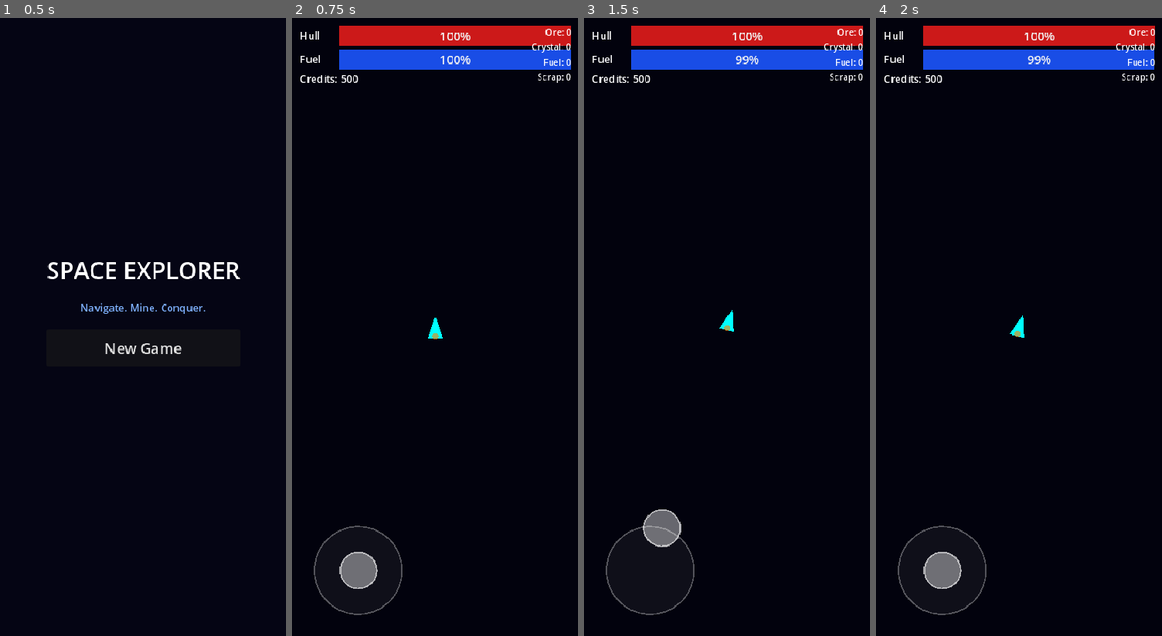
Above: before the commit, frames 1-4 (left to right).
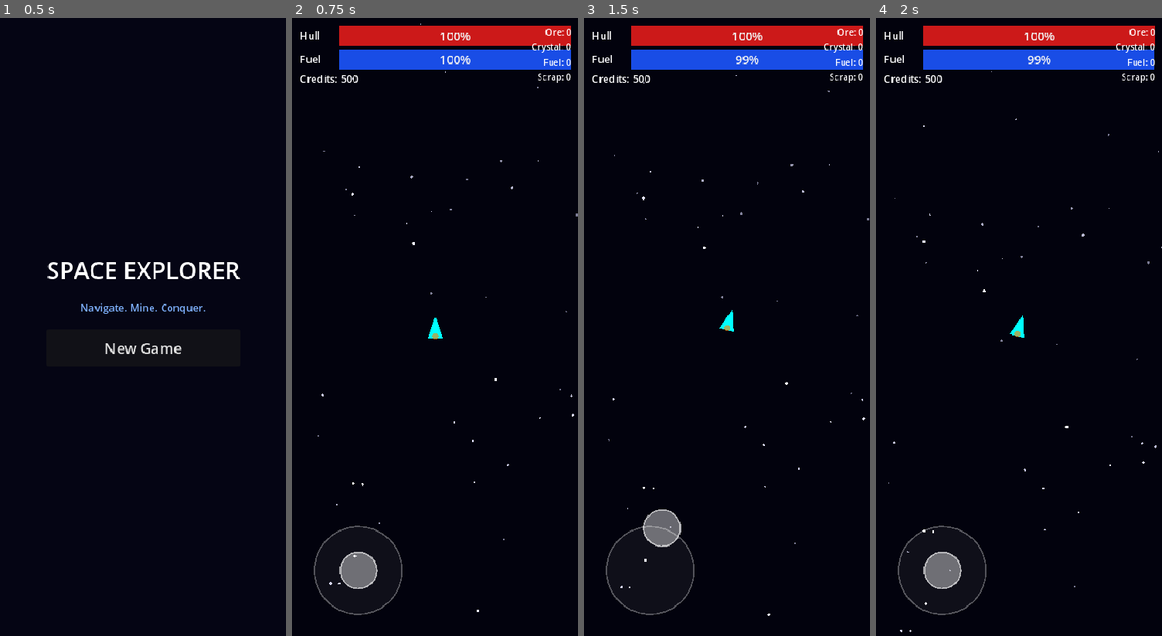
Above: after the commit, the same moments.

Repository: ichizh8/space-game-rt
Game: Godot game, scene res://scenes/main_menu.tscn
Same seed, same stepped clock (60 frames per second), same inputs: the game is played once before the commit and once after it.
Inputs (mouse positions are in pixels of both pictures, inside the frame that each line leads up to):
- Up to frame 1 (0.5 s): no input
- Up to frame 2 (0.75 s): click "New Game" at 0.5 s
- Up to frame 3 (1.5 s): tap Enter at 1.25 s; drag from (649, 568) to (755, 191) at 1.27 s
- Up to frame 4 (2 s): no input

Frame 1 is identical in both runs. In frame 2, less than 0.1% of the frame differs, in the area x 8-100%, y 0-97%; in frame 3, less than 0.1%; in frame 4, less than 0.1%, in the area x 4-100%, y 8-100%.

Commit message:
Fix starfield — draw on screen coords, queue_redraw every frame

Diff:
--- a/scenes/space_world.tscn
+++ b/scenes/space_world.tscn
@@ -20,14 +20,8 @@
 offset_bottom = 2000.0
 color = Color(0.01, 0.01, 0.05, 1)
 
-[node name="ParallaxBackground" type="ParallaxBackground" parent="."]
-
-[node name="SlowStars" type="ParallaxLayer" parent="ParallaxBackground"]
-motion_scale = Vector2(0.1, 0.1)
-script = ExtResource("2")
-
-[node name="FastStars" type="ParallaxLayer" parent="ParallaxBackground"]
-motion_scale = Vector2(0.3, 0.3)
+[node name="Stars" type="Node2D" parent="."]
+z_index = -5
 script = ExtResource("2")
 
 [node name="Camera2D" type="Camera2D" parent="."]
--- a/scripts/star_background.gd
+++ b/scripts/star_background.gd
@@ -1,20 +1,41 @@
-extends ParallaxLayer
+extends Node2D
 
 var _stars: Array[Vector2] = []
 var _star_sizes: Array[float] = []
 var _star_colors: Array[Color] = []
+var _scroll_speed: float = 0.2
+var _offset: Vector2 = Vector2.ZERO
+var _viewport_size: Vector2
 
 
 func _ready() -> void:
-	# Generate random star positions
-	for i in range(150):
-		_stars.append(Vector2(randf_range(-1000, 1000), randf_range(-1000, 1000)))
-		_star_sizes.append(randf_range(1.0, 2.5))
-		var brightness := randf_range(0.5, 1.0)
-		_star_colors.append(Color(brightness, brightness, brightness, brightness))
+	_viewport_size = get_viewport_rect().size
+	_generate_stars()
+
+
+func _generate_stars() -> void:
+	_stars.clear()
+	_star_sizes.clear()
+	_star_colors.clear()
+	var w := _viewport_size.x * 2.0
+	var h := _viewport_size.y * 2.0
+	for i in range(200):
+		_stars.append(Vector2(randf_range(0, w), randf_range(0, h)))
+		_star_sizes.append(randf_range(0.8, 2.0))
+		var brightness := randf_range(0.4, 1.0)
+		_star_colors.append(Color(brightness, brightness, brightness + 0.1, 1.0))
+
+
+func _process(delta: float) -> void:
 	queue_redraw()
 
 
 func _draw() -> void:
+	var w := _viewport_size.x * 2.0
+	var h := _viewport_size.y * 2.0
 	for i in range(_stars.size()):
-		draw_circle(_stars[i], _star_sizes[i], _star_colors[i])
+		var pos := Vector2(
+			fmod(_stars[i].x, w),
+			fmod(_stars[i].y, h)
+		) - Vector2(_viewport_size.x * 0.5, _viewport_size.y * 0.5)
+		draw_circle(pos, _star_sizes[i], _star_colors[i])
Not shown, changed: web-export/index.html
Not shown, changed: web-export/index.pck
